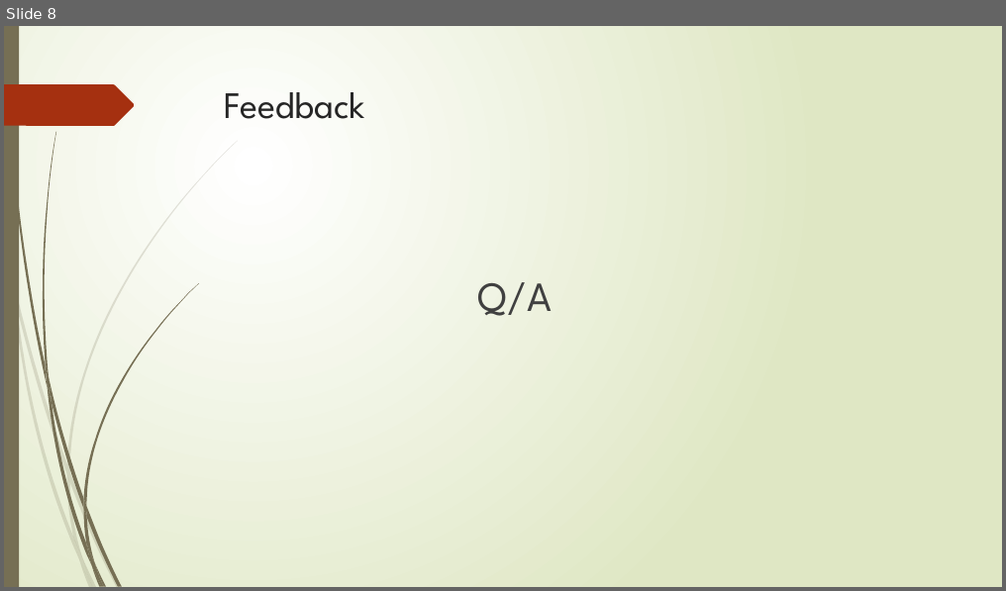
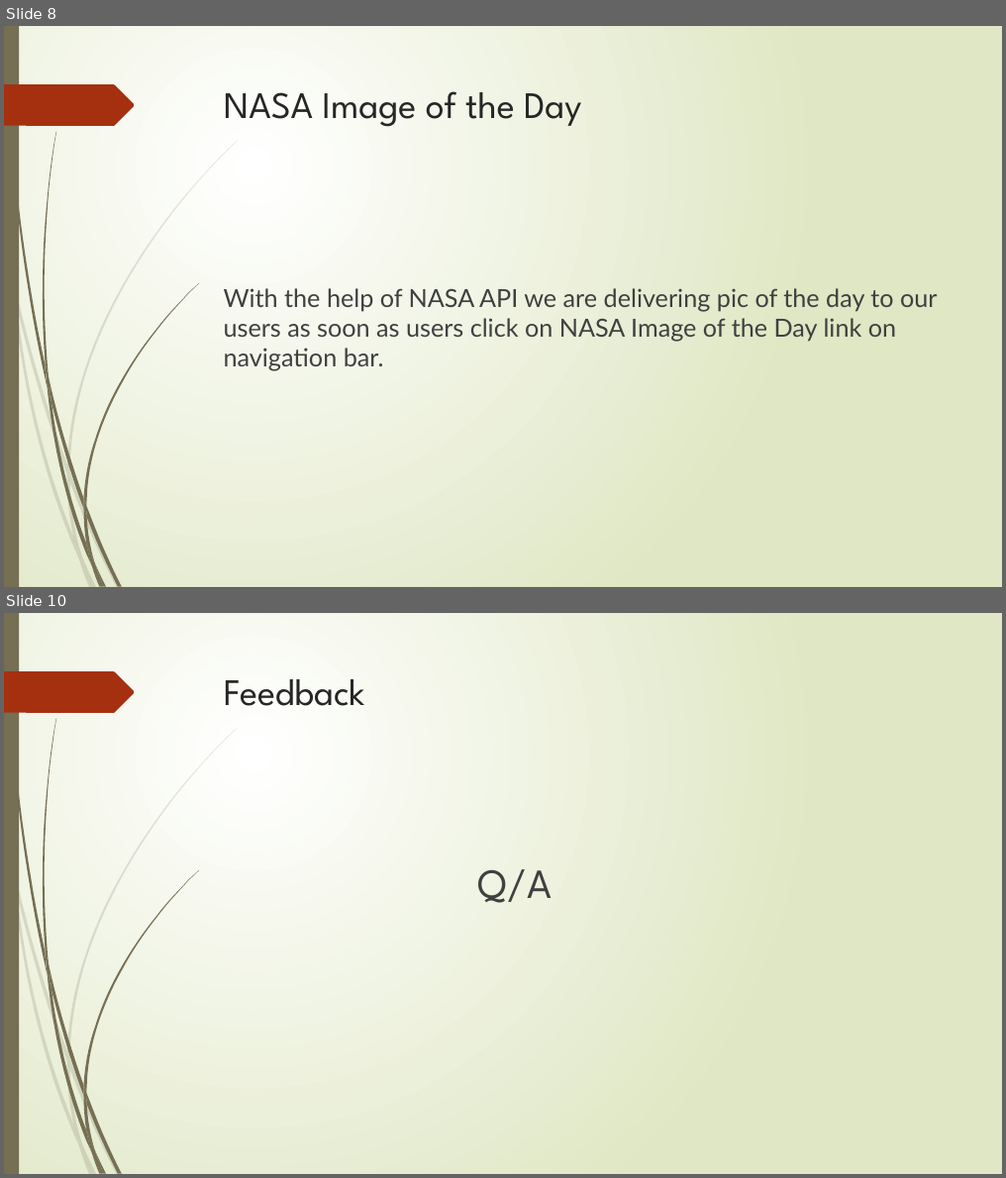
Before and after one commit to 301n15-nasa/main, a slide deck: Data Asteroid.pptx. Shown one above the other, each under a label of ours: slide 8 before the commit, slides 8 and 10 after it; the slides between them are not shown. The pictures are 1006x591 and 1006x1178 pixels, drawn with LibreOffice and Linux fonts; fonts in the diff are those of the drawing. Boxes give left, top, right and bottom in pixels: in the first picture for what was removed or moved away, otherwise in the second. Text is boxed around its words. In the diff, an @@ line names an element or a change of style, - is before the commit and + after.

```diff
--- a/Data Asteroid.pptx
+++ b/Data Asteroid.pptx
@@ slide 8 added at [4,26,1002,587], background gradient #FFFFFF to #DFE8C4; not listed: 24 template elements that a slide beside it also shows @@
@@ title added at [224,91,582,127], 36 pt, text #262626 @@
+NASA Image of the Day
@@ text added at [224,288,938,372], 24 pt, text #404040 @@
+With the help of NASA API we are delivering pic of the day to our users as soon as users click on NASA Image of the Day link on navigation bar.
@@ what was slide 8 is now slide 10 @@
```
Also in this commit, not shown: 7 slides changed, 1 other slide added.
